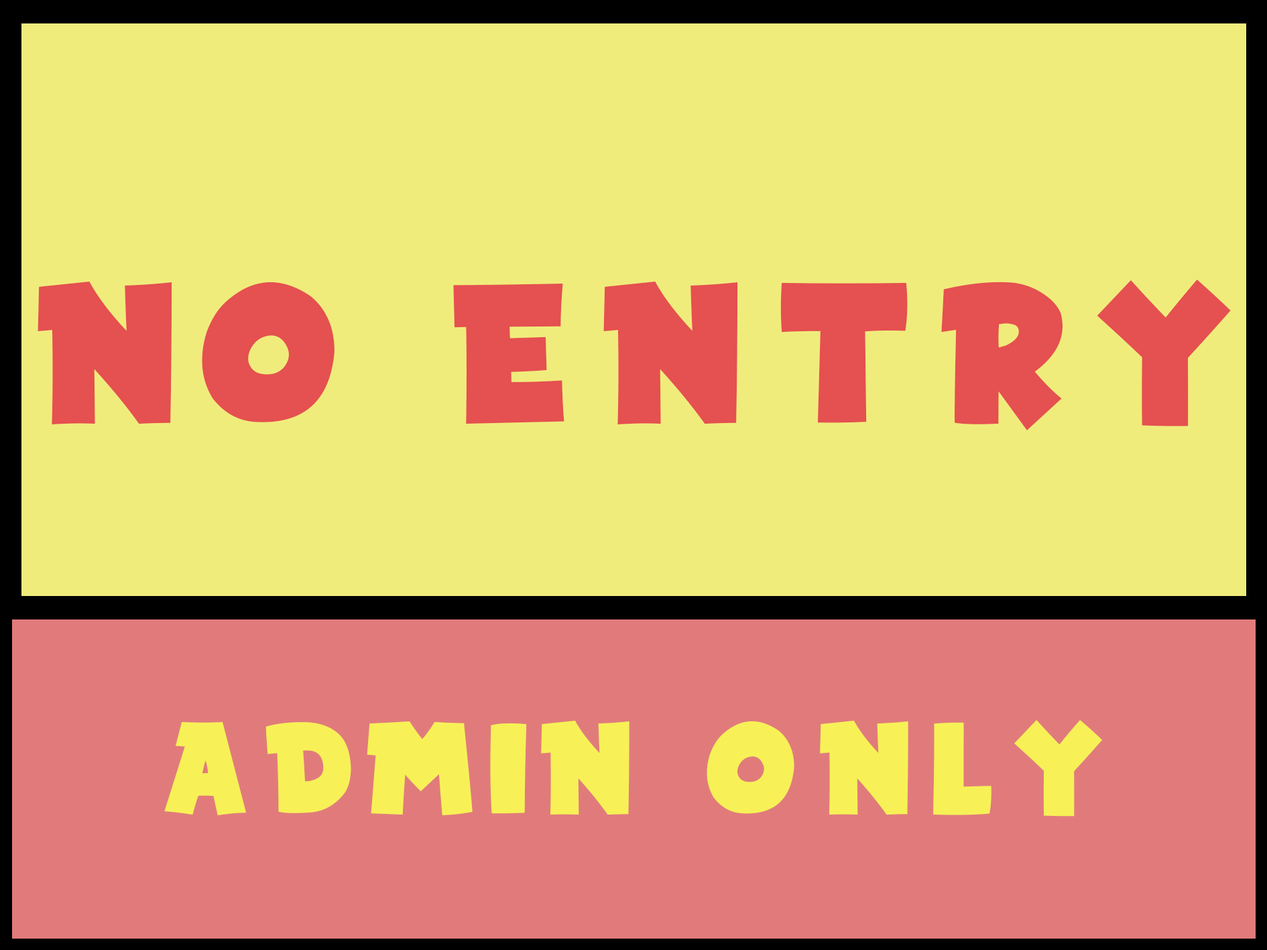
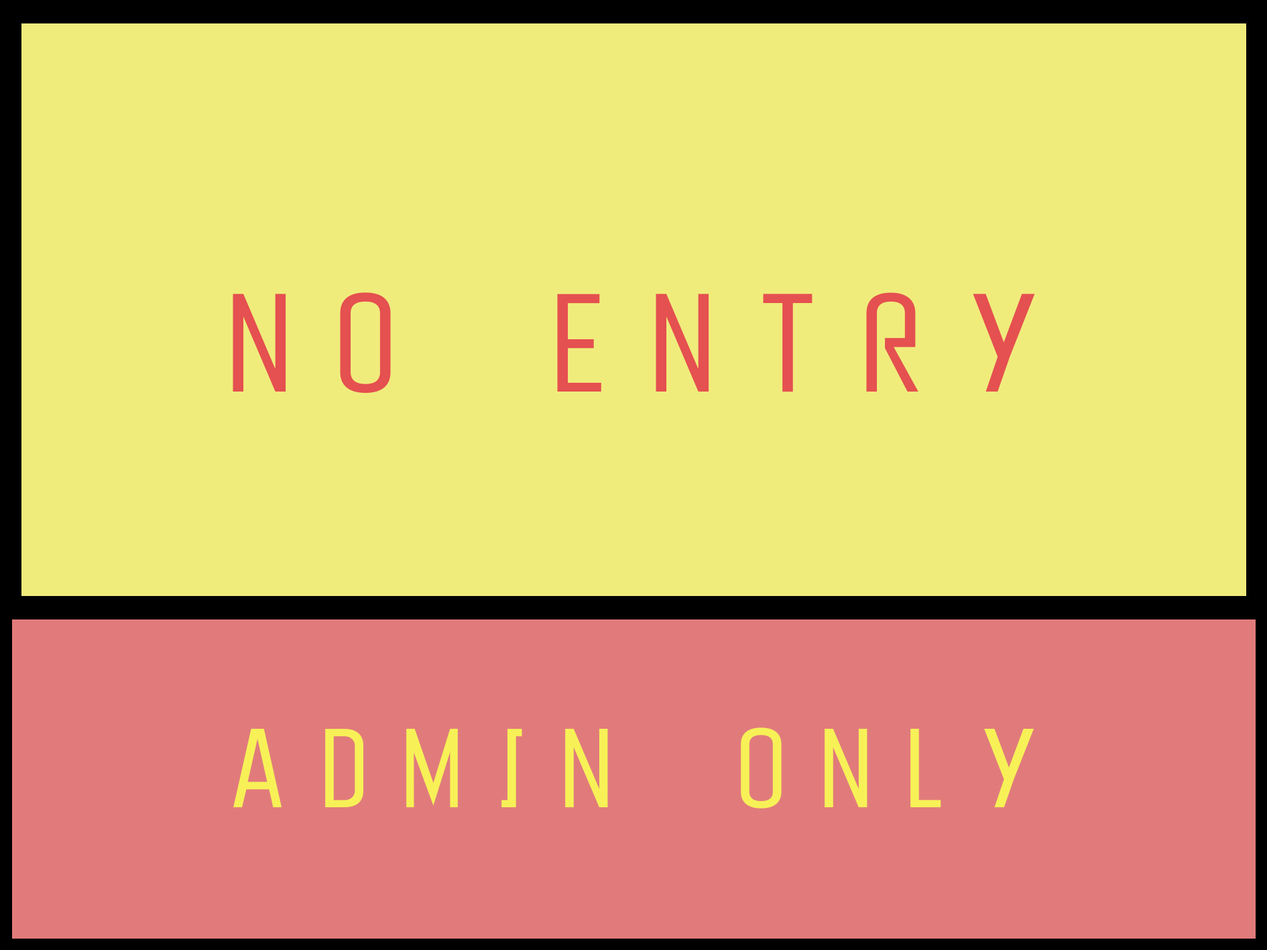
Layer changes from the first 1267x950 image to the second:
painted on "NO ENTRY" over [37, 279, 1231, 431]
painted on "ADMIN ONLY" over [164, 719, 1103, 817]
